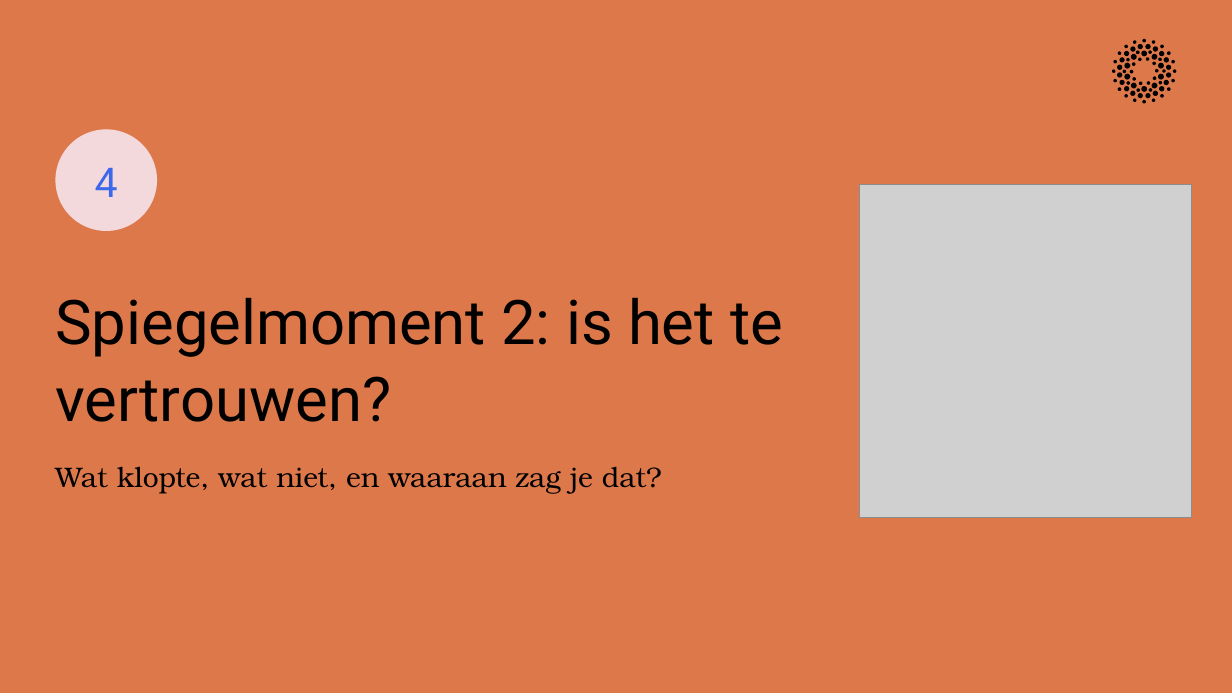
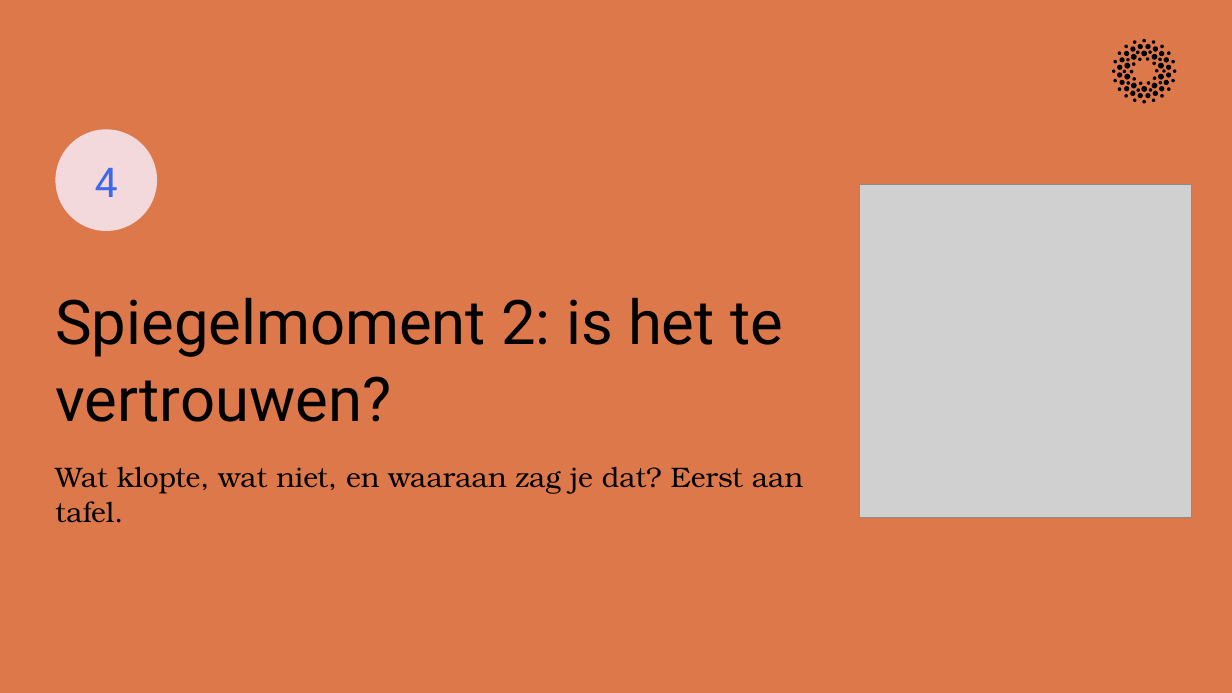
Before and after one commit to cedanl/clidev-presentaties, a slide deck: slide 19 of exports/261029_dair_onderwijsdata/261029_dair_onderwijsdata.pptx. Drawn at 1232x693 pixels with LibreOffice and Linux fonts; fonts in the diff are those of the drawing; grey boxes stand for pictures. Boxes give left, top, right and bottom in pixels: in the first picture for what was removed or moved away, otherwise in the second. Text is boxed around its words. In the diff, an @@ line names an element or a change of style, - is before the commit and + after.

```diff
--- a/exports/261029_dair_onderwijsdata/261029_dair_onderwijsdata.pptx
+++ b/exports/261029_dair_onderwijsdata/261029_dair_onderwijsdata.pptx
@@ text at (55, 466, 803, 523): text changed @@
-Wat klopte, wat niet, en waaraan zag je dat?
+Wat klopte, wat niet, en waaraan zag je dat? Eerst aan tafel.
```
Also in this commit, not shown: 15 other slides changed, 4 slides added, 4 slides removed, 2 other files.
